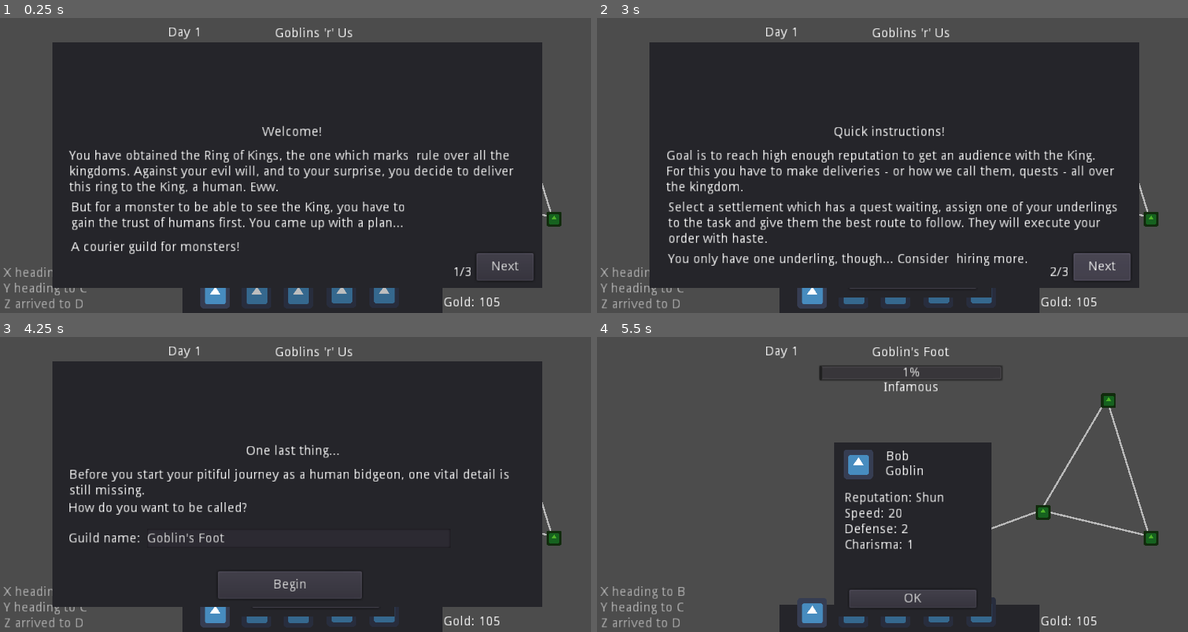
Above: before the commit, frames 1-4 (two rows, left to right).
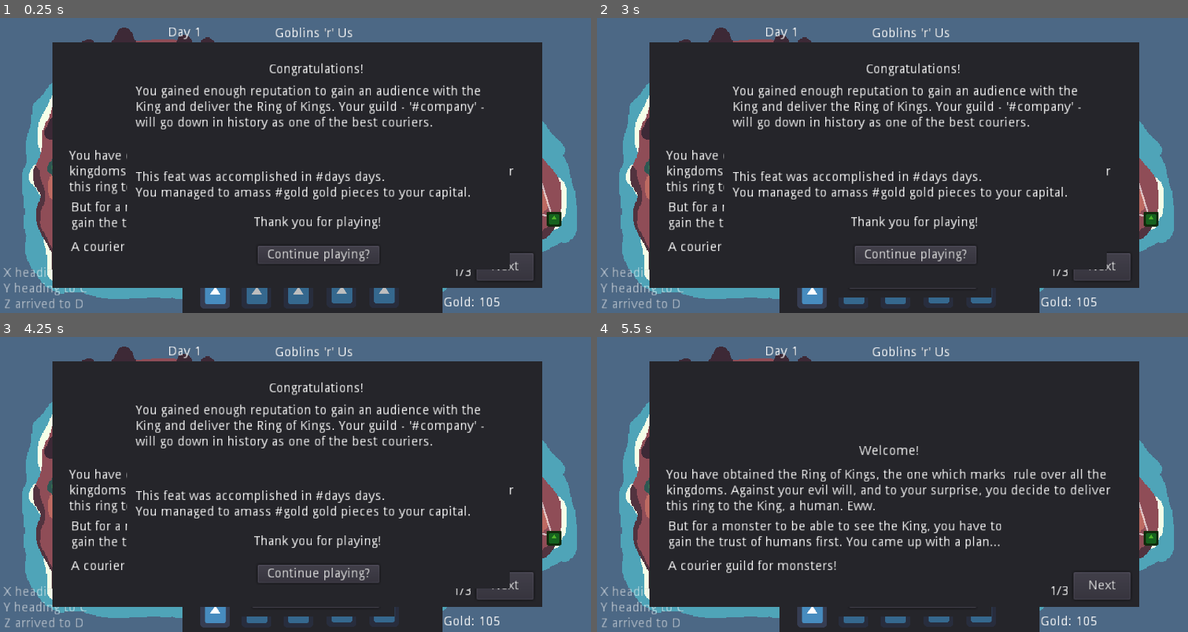
Above: after the commit, the same moments.

Repository: coderaurus/ludumdare-53
Game: Godot game, scene res://scenes/Main.tscn
The game is run twice, just before and just after one commit, with the same random seed, the same clock (stepped at 60 frames per second) and the same inputs. The engine's default icon, where the game draws it, is replaced by a stand-in: a white triangle on a blue panel in a dark square.
Inputs (mouse positions are in pixels of both pictures, inside the frame that each line leads up to):
- Up to frame 1 (0.25 s): no input
- Up to frame 2 (3 s): click (809, 292) at 0.52 s; click "OK" at 1.25 s; click "OK" at 2 s; click "Next" at 2.75 s
- Up to frame 3 (4.25 s): click "Next" at 3.5 s
- Up to frame 4 (5.5 s): click (886, 584) at 4.25 s, where only the run before the commit has a clickable "Begin"; click (916, 573) at 5 s, where only the run after the commit has a clickable "Continue playing?"

The runs differ from the first frame. In frame 1, 35% of the frame differs, in the area x 0-100%, y 0-100%; in frame 2, 37%; in frame 3, 35%; in frame 4, 81%.

Commit message:
Add generating new quests once one is done (still buggy) Add bunch of graphics

Diff:
--- a/project.godot
+++ b/project.godot
@@ -140,6 +140,30 @@
 common/drop_mouse_on_gui_input_disabled=true
 common/snap_controls_to_pixels=false
 
+[importer_defaults]
+
+texture={
+"compress/bptc_ldr": 0,
+"compress/hdr_mode": 0,
+"compress/lossy_quality": 0.7,
+"compress/mode": 0,
+"compress/normal_map": 0,
+"detect_3d": false,
+"flags/anisotropic": false,
+"flags/filter": false,
+"flags/mipmaps": false,
+"flags/repeat": 0,
+"flags/srgb": 2,
+"process/HDR_as_SRGB": false,
+"process/fix_alpha_border": true,
+"process/invert_color": false,
+"process/normal_map_invert_y": false,
+"process/premult_alpha": false,
+"size_limit": 0,
+"stream": false,
+"svg/scale": 1.0
+}
+
 [input]
 
 menu={
--- a/scenes/Main.tscn
+++ b/scenes/Main.tscn
@@ -16,6 +16,7 @@
 [ext_resource path="res://scripts/map/EventManager.gd" type="Script" id=14]
 [ext_resource path="res://scenes/map/Event.tscn" type="PackedScene" id=15]
 [ext_resource path="res://scripts/ui/Event_Window.gd" type="Script" id=16]
+[ext_resource path="res://gfx/map/map.png" type="Texture" id=17]
 [ext_resource path="res://scripts/ui/Quest_Window.gd" type="Script" id=18]
 [ext_resource path="res://scripts/QuestManager.gd" type="Script" id=19]
 [ext_resource path="res://scripts/ui/Unit_Toolbar_Button.gd" type="Script" id=20]
@@ -107,6 +108,10 @@
 [node name="Map" type="Node2D" parent="."]
 pause_mode = 1
 script = ExtResource( 7 )
+
+[node name="Sprite" type="Sprite" parent="Map"]
+position = Vector2( 320, 160 )
+texture = ExtResource( 17 )
 
 [node name="Roads" type="Node2D" parent="Map"]
 
@@ -304,6 +309,28 @@
 rect_pivot_offset = Vector2( -8, -8 )
 texture_normal = ExtResource( 3 )
 
+[node name="QuestMarker" type="TextureRect" parent="UI/Settlements/Settlement 1"]
+visible = false
+modulate = Color( 1, 0.976471, 0.376471, 1 )
+margin_left = 4.0
+margin_top = 4.0
+margin_right = 68.0
+margin_bottom = 68.0
+rect_scale = Vector2( 0.15, 0.15 )
+rect_pivot_offset = Vector2( 0, -16 )
+texture = ExtResource( 3 )
+
+[node name="EventMarker" type="TextureRect" parent="UI/Settlements/Settlement 1"]
+visible = false
+modulate = Color( 0.831373, 0.278431, 0.278431, 1 )
+margin_left = 4.0
+margin_top = 17.0
+margin_right = 68.0
+margin_bottom = 81.0
+rect_scale = Vector2( 0.15, 0.15 )
+rect_pivot_offset = Vector2( 0, -16 )
+texture = ExtResource( 3 )
+
 [node name="Settlement 2" type="Control" parent="UI/Settlements"]
 margin_left = 467.0
 margin_top = 165.0
@@ -320,6 +347,28 @@
 rect_pivot_offset = Vector2( -8, -8 )
 texture_normal = ExtResource( 3 )
 
+[node name="QuestMarker" type="TextureRect" parent="UI/Settlements/Settlement 2"]
+visible = false
+modulate = Color( 1, 0.976471, 0.376471, 1 )
+margin_left = 4.0
+margin_top = 3.60004
+margin_right = 68.0
+margin_bottom = 67.6
+rect_scale = Vector2( 0.15, 0.15 )
+rect_pivot_offset = Vector2( 0, -16 )
+texture = ExtResource( 3 )
+
+[node name="EventMarker" type="TextureRect" parent="UI/Settlements/Settlement 2"]
+visible = false
+modulate = Color( 0.831373, 0.278431, 0.278431, 1 )
+margin_left = 4.0
+margin_top = 16.6
+margin_right = 68.0
+margin_bottom = 80.6
+rect_scale = Vector2( 0.15, 0.15 )
+rect_pivot_offset = Vector2( 0, -16 )
+texture = ExtResource( 3 )
+
 [node name="Settlement 3" type="Control" parent="UI/Settlements"]
 margin_left = 384.0
 margin_top = 128.0
@@ -336,6 +385,28 @@
 rect_pivot_offset = Vector2( -8, -8 )
 texture_normal = ExtResource( 3 )
 
+[node name="QuestMarker" type="TextureRect" parent="UI/Settlements/Settlement 3"]
+visible = false
+modulate = Color( 1, 0.976471, 0.376471, 1 )
+margin_left = 4.0
+margin_top = 3.60004
+margin_right = 68.0
+margin_bottom = 67.6
+rect_scale = Vector2( 0.15, 0.15 )
+rect_pivot_offset = Vector2( 0, -16 )
+texture = ExtResource( 3 )
+
+[node name="EventMarker" type="TextureRect" parent="UI/Settlements/Settlement 3"]
+visible = false
+modulate = Color( 0.831373, 0.278431, 0.278431, 1 )
+margin_left = 4.0
+margin_top = 16.6
+margin_right = 68.0
+margin_bottom = 80.6
+rect_scale = Vector2( 0.15, 0.15 )
+rect_pivot_offset = Vector2( 0, -16 )
+texture = ExtResource( 3 )
+
 [node name="Settlement 4" type="Control" parent="UI/Settlements"]
 margin_left = 384.0
 margin_top = 128.0
@@ -351,6 +422,28 @@
 rect_scale = Vector2( 0.25, 0.25 )
 rect_pivot_offset = Vector2( -8, -8 )
 texture_normal = ExtResource( 3 )
+
+[node name="QuestMarker" type="TextureRect" parent="UI/Settlements/Settlement 4"]
+visible = false
+modulate = Color( 1, 0.976471, 0.376471, 1 )
+margin_left = 4.0
+margin_top = 3.60004
+margin_right = 68.0
+margin_bottom = 67.6
+rect_scale = Vector2( 0.15, 0.15 )
+rect_pivot_offset = Vector2( 0, -16 )
+texture = ExtResource( 3 )
+
+[node name="EventMarker" type="TextureRect" parent="UI/Settlements/Settlement 4"]
+visible = false
+modulate = Color( 0.831373, 0.278431, 0.278431, 1 )
+margin_left = 4.0
+margin_top = 16.6
+margin_right = 68.0
+margin_bottom = 80.6
+rect_scale = Vector2( 0.15, 0.15 )
+rect_pivot_offset = Vector2( 0, -16 )
+texture = ExtResource( 3 )
 
 [node name="Units" type="Control" parent="UI"]
 margin_right = 40.0
@@ -1023,7 +1116,6 @@
 text = "Begin"
 
 [node name="End" type="Control" parent="UI"]
-visible = false
 margin_right = 40.0
 margin_bottom = 40.0
 
--- a/scripts/Game.gd
+++ b/scripts/Game.gd
@@ -27,6 +27,7 @@
 	st.set_quest($Quests.generate_first_quest())
 
 	UI.init()
+	UI.start.get_parent().visible = true
 
 
 func start_game(company_name):
@@ -45,7 +46,7 @@
 
 func cancel_routing():
 	routing_quest.unit = null
-	UI.cancel_routing(routing_unit, routing_quest)
+	UI.cancel_routing(routing_quest, routing_unit)
 
 func select_road(st : Settlement):
 	var last = null
@@ -134,6 +135,7 @@
 		routing_unit.at.unit = routing_unit
 		UI.routing = false
 		UI.unit_selector.show()
+		UI.hide_quest_at(routing_unit.at)
 		map.disable_roads()
 	else:
 		routing_quest.unit = null
@@ -148,7 +150,7 @@
 
 
 func quest_complete(q, rwd):
-	var reputation = 100
+	var reputation = 20
 
 	# late?
 	if q.reward > rwd:
@@ -157,12 +159,18 @@
 	company.reward(reputation, rwd)
 	UI.company.update()
 	q.from.quest = null
+	if UI.quest_window.quest == q:
+		UI.quest_window.quest = null
+
 	q.queue_free()
+
+	$Quests.generate_quest()
 
 func quest_aborted(q):
 	var reputation = -4
 	company.reward(reputation)
 	UI.company.update()
+	UI.pop_quest_at(q.from)
 	q.unit = null
 	q.active = false
 
--- a/scripts/QuestManager.gd
+++ b/scripts/QuestManager.gd
@@ -20,9 +20,12 @@
 func generate_quest():
 	var quest = quest_scene.instance()
 	quest.quest_name = "New Task"
-#	quest.from = get_parent().get_settlement(0)
-#	quest.to = get_parent().get_settlement(2)
 
+	quest.from = System.game.map.get_random_settlement()
+	quest.to = System.game.map.get_random_settlement(quest.from)
+
+	var st = System.game.map.get_settlement_for_quest()
+	st.add_quest(quest)
 	add_child(quest)
 	return quest
 
--- a/scripts/map/Map.gd
+++ b/scripts/map/Map.gd
@@ -96,3 +96,21 @@
 
 func move_quest_unit(u: Unit, roads):
 	u.start_moving(roads)
+
+func get_settlement_for_quest():
+	for s in settlements.get_children():
+		if s.quest == null:
+			return s
+	return null
+
+
+func get_random_settlement(exclude_st = null):
+	var failsafe = 200
+	while failsafe > 0:
+		var rng = randi() * settlements.get_child_count()
+		var index = clamp(rng, 0, settlements.get_child_count() - 1)
+		var rand_st = settlements.get_child(index)
+		if !rand_st.quest and (exclude_st != null or rand_st != exclude_st):
+			return rand_st
+		failsafe -= 1
+	return null
--- a/scripts/map/Settlement.gd
+++ b/scripts/map/Settlement.gd
@@ -36,5 +36,9 @@
 	event = e
 	# notify player with a visual cue
 
+func add_quest(q):
+	set_quest(q)
+
 func set_quest(q):
 	quest = q
+	System.game.UI.pop_quest_at(self)
--- a/scripts/map/Unit.gd
+++ b/scripts/map/Unit.gd
@@ -4,8 +4,8 @@
 
 export var portrait : Resource
 export var unit_name = "Bob"
-export(int, "Goblin", "Centaur", "Hydra", "Dragon") var unit_type = 0
-export var unit_type_names = ["Goblin", "Centaur", "Hydra", "Dragon"]
+export(int, "Goblin", "Chimera", "Hydra", "Ahriman") var unit_type = 0
+export var unit_type_names = ["Goblin", "Chimera", "Hydra", "Ahriman"]
 export var flies = false
 export var speed = 3
 export var defense = 2
--- a/scripts/ui/Quest_Window.gd
+++ b/scripts/ui/Quest_Window.gd
@@ -67,7 +67,7 @@
 	unit_stats.text = u.get_stats()
 	unit_type = u.unit_type_names[u.unit_type]
 
-	if !quest.active:
+	if quest != null and !quest.active:
 		accept_button.disabled = false
 	else:
 		accept_button.disabled = true
--- a/scripts/ui/Settlement_Button.gd
+++ b/scripts/ui/Settlement_Button.gd
@@ -6,6 +6,9 @@
 # var b = "text"
 export var s_path : NodePath # settlement node
 onready var s_node = get_node(s_path)
+
+onready var quest_marker = $QuestMarker
+onready var event_marker = $EventMarker
 
 # Called when the node enters the scene tree for the first time.
 func _ready():
@@ -42,3 +45,19 @@
 func enable():
 	$TextureButton.disabled = false
 	$TextureButton.modulate = Color.white
+
+
+func pop_quest():
+	quest_marker.visible = true
+
+
+func pop_event():
+	event_marker.visible = true
+
+
+func hide_quest():
+	quest_marker.visible = false
+
+
+func hide_event():
+	event_marker.visible = false
--- a/scripts/ui/UIManager.gd
+++ b/scripts/ui/UIManager.gd
@@ -63,6 +63,8 @@
 
 
 func open_quest(st: Settlement, quest, u: Unit = null):
+	if quest == null:
+		quest = st.quest
 	quest_window.open(st, quest, u)
 	selecting_quest = true
 	unit_selector.check_units()
@@ -159,8 +161,9 @@
 
 
 func cancel_routing(q, u: Unit):
+	routing = false
 	unit_selector.show()
-	open_quest(System.game.map.settlement_unit_at(u), q)
+	open_quest(q.from, q)
 
 
 func show_route_confirmation():
@@ -177,3 +180,27 @@
 
 func open_end():
 	end.open(System.game.company)
+
+
+func pop_quest_at(st):
+	for s in settlements.get_children():
+		if s.s_node == st:
+			s.pop_quest()
+
+
+func hide_quest_at(st):
+	for s in settlements.get_children():
+		if s.s_node == st:
+			s.hide_quest()
+
+
+func pop_event_at(st):
+	for s in settlements.get_children():
+		if s.s_node == st:
+			s.pop_event()
+
+
+func hide_event_at(st):
+	for s in settlements.get_children():
+		if s.s_node == st:
+			s.hide_event()
Binary file added: gfx/map/map.aseprite
Binary file added: gfx/map/map.png
Not shown, added: gfx/map/map.png.import
Binary file added: gfx/map/markers.aseprite
Binary file added: gfx/map/markers.png
Not shown, added: gfx/map/markers.png.import
Binary file added: gfx/map/settlements.aseprite
Binary file added: gfx/map/settlements.png
Not shown, added: gfx/map/settlements.png.import
Binary file added: gfx/map/units.aseprite
Binary file added: gfx/map/units.png
Not shown, added: gfx/map/units.png.import
(and 8 more such lines)
